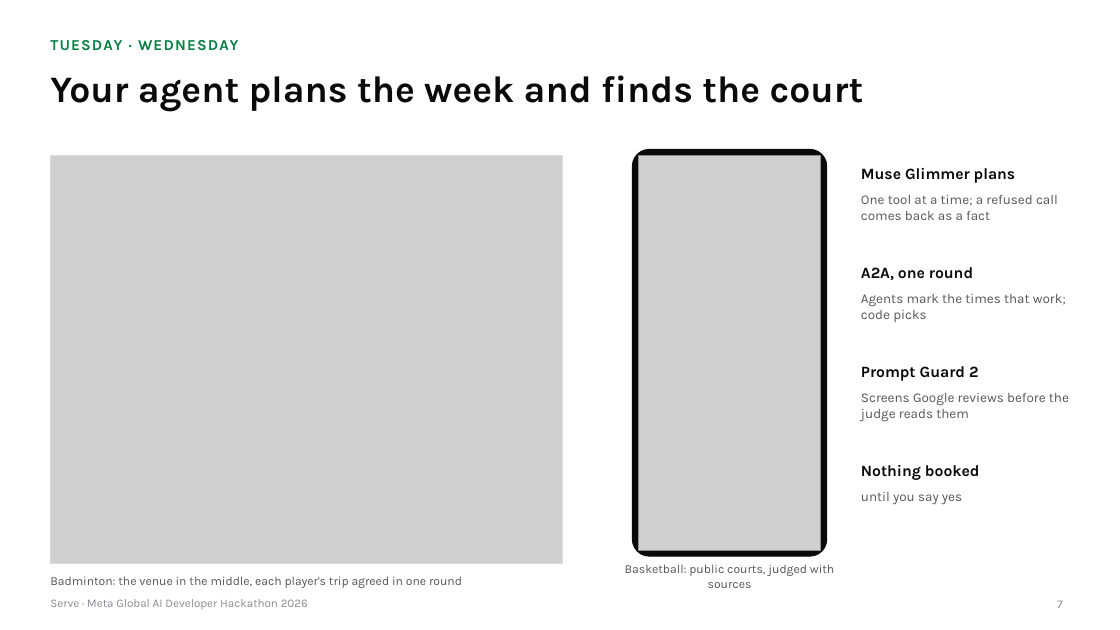
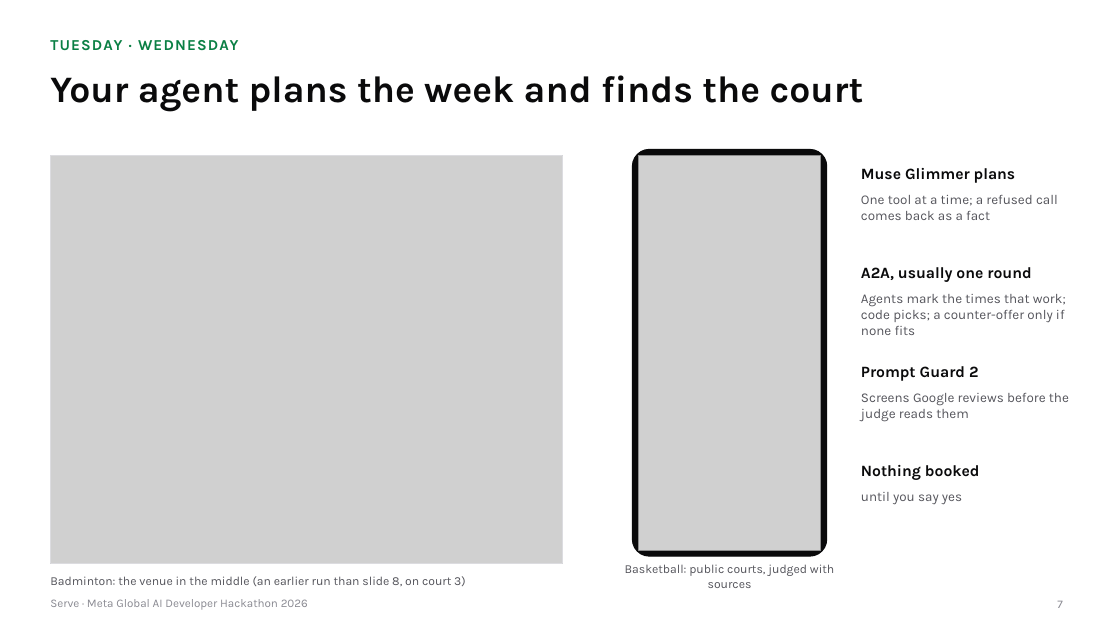
Before and after one commit to gino6178/serve-meta-hackathon, a slide deck: slide 7 of video/deck/Serve_Meta_deck.pptx. Drawn at 1120x630 pixels with LibreOffice and Linux fonts; fonts in the diff are those of the drawing; grey boxes stand for pictures. Boxes give left, top, right and bottom in pixels: in the first picture for what was removed or moved away, otherwise in the second. Text is boxed around its words. In the diff, an @@ line names an element or a change of style, - is before the commit and + after.

```diff
--- a/video/deck/Serve_Meta_deck.pptx
+++ b/video/deck/Serve_Meta_deck.pptx
@@ text at [861, 267, 1031, 282]: text changed @@
-A2A, one round
+A2A, usually one round
@@ text at [861, 294, 1066, 335]: text changed @@
-Agents mark the times that work; code picks
+Agents mark the times that work; code picks; a counter-offer only if none fits
@@ text at [50, 576, 466, 586]: text changed @@
-Badminton: the venue in the middle, each player's trip agreed in one round
+Badminton: the venue in the middle (an earlier run than slide 8, on court 3)
```
Also in this commit, not shown: 10 other slides changed, 2 slides removed, 2 other files.
